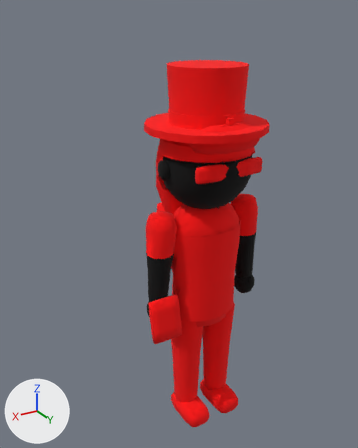
Two versions of the glTF model assets/models/person.glb, one commit apart.
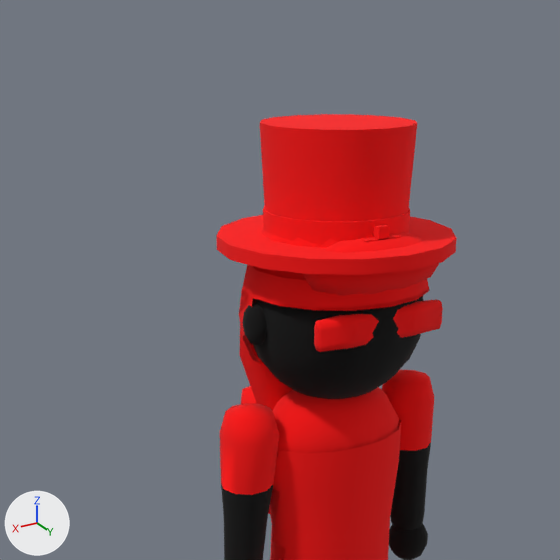
Each version appears first whole from a camera (50 mm lens) standing at (1.34, 1.98, 2.22) and looking at (0.11, -0.08, 1.2), and next in a close-up on the part from 9% to 90% of the width and 0% to 65% of the height. The lights are fixed; the arrows at lower left show +X, +Y and +Z. The last two pictures show the newer version. Vertices at exactly the same position are counted once.

Script lines for the objects in view, before the commit:
```python
me_body = bpy.data.meshes.new('body')
me_body.from_pydata(...)  # 955 vertices, 1806 faces; spans x -0.34..0.34, y -0.22..0.23, z 0.0..1.77
me_body.materials.append(mat_vertex_colour)
me_hair2 = bpy.data.meshes.new('hair2')
me_hair2.from_pydata(...)  # 142 vertices, 237 faces; spans x -0.252..0.252, y -0.245..0.24, z 1.2..1.785
me_hair2.materials.append(mat_vertex_colour)
me_shades = bpy.data.meshes.new('shades')
me_shades.from_pydata(...)  # 56 vertices, 108 faces; spans x -0.184..0.184, y 0.177..0.222, z 1.504..1.586
me_shades.materials.append(mat_vertex_colour)
ob_body = bpy.data.objects.new('body', me_body)
ob_body.location = (0.0, 0.0, 0.0)
ob_hair2 = bpy.data.objects.new('hair2', me_hair2)
ob_hair2.location = (0.0, 0.0, 0.0)
ob_shades = bpy.data.objects.new('shades', me_shades)
ob_shades.location = (0.0, 0.0, 0.0)
# also in view: 'cap' at (0.0, 0.0, 1.74); 'hair1' at (0.0, 0.01, 1.6); 'apron' at (0.0, 0.01, 1.18); 'tophat' at (0.0, 0.0, 1.85)
```
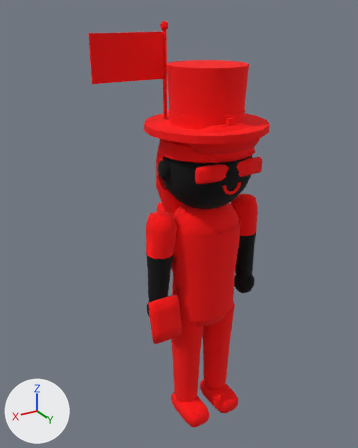
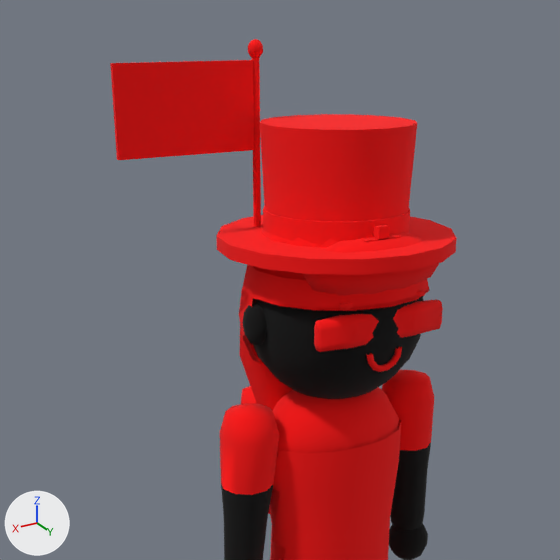
What differs and where, as boxes [x1, y1, x2, y2] in the close-ups (560 x 560 px):
'body', reshaped
    before: [220, 296, 434, 560]
    after: [220, 290, 434, 560]
'flag', added (red)
    after: [110, 39, 263, 227]
part 1 of me_body, added
    after: [416, 290, 425, 297]
part 2 of me_body, added
    after: [366, 347, 402, 372]

Patch to the scene script:
```diff
--- a/assets/models/person.glb.py
+++ b/assets/models/person.glb.py
@@ me_body @@
 # used by ob_body; location = (0.0, 0.0, 0.0)
-me_body.from_pydata(...)  # 955 vertices, 1806 faces; spans x -0.34..0.34, y -0.22..0.23, z 0.0..1.77
+me_body.from_pydata(...)  # 1107 vertices, 2092 faces; spans x -0.34..0.34, y -0.22..0.23, z 0.0..1.77
+# me_body part 1: the loose piece of 56 vertices spanning x -0.18..-0.03, y -0.09..0.18, z 0.0..0.11 is copied, and the copy is scaled about its middle by (0.569, 0.0704, 0.156), then moved by (0.02, 0.16, 1.55); it spans x -0.12..-0.05, y 0.2..0.22, z 1.6..1.62
+# me_body part 2: a new loose piece of 40 vertices spanning x -0.05..0.05, y 0.21..0.23, z 1.43..1.49, in mat_vertex_colour
+# other edits to the shape of me_body do not show in these pictures
 me_body.materials.append(mat_vertex_colour)
@@ me_flag @@
+me_flag.from_pydata(...)  # 48 vertices, 84 faces; spans x 0.109..0.5, y -0.188..-0.152, z 1.0..2.182
+me_flag.materials.append(mat_vertex_colour)
@@ ob_flag @@
+ob_flag = bpy.data.objects.new('flag', me_flag)
+ob_flag.location = (0.0, 0.0, 0.0)
```
